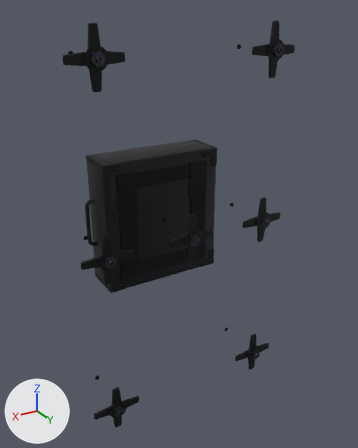
What one commit did to the glTF model gadgets/crx7-wallseal/crx7-wallseal-small.glb.
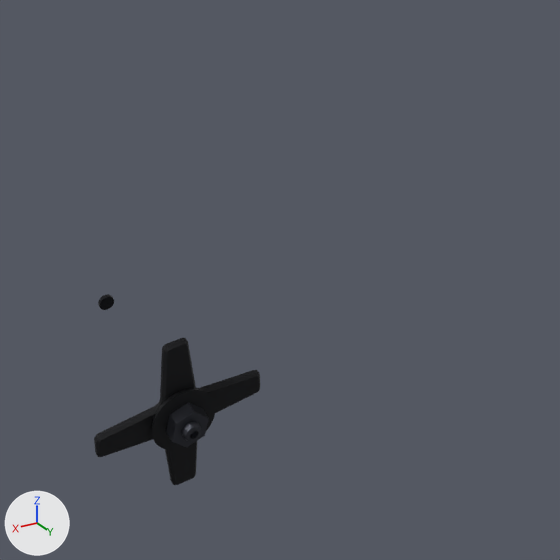
The first picture shows the older version from a 50 mm lens placed at (1.22, 2.18, 2.05), pointed at (-0.05, 0.06, 0.99). The close-ups show the older and then the newer version on the part from 19% to 62% of the width and 66% to 100% of the height of that picture. Only the edits that show in the close-ups are written down. The lights are fixed; the arrows at lower left show +X, +Y and +Z. Where no turn or scale is listed for an object, it has been applied to the vertices.

The first close-up shows 'star_nut.003', 'star_plate.003' and 1 more.
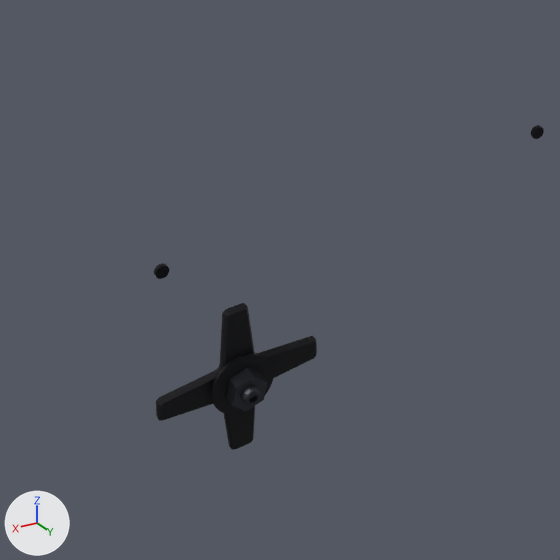
ob_tie_rod_3 is not drawn itself; it is the parent of ob_tie_rod_002.
ob_tie_rod_4 is not drawn itself; it is the parent of ob_tie_rod_003.
ob_star_4 is not drawn itself; it is the parent of ob_star_plate_003, ob_star_nut_003.

Location of each change, (x1, y1, x2, y2) in pixels of the close-ups (560 x 560 px):
'star_plate.003', moved: before (94, 338, 260, 485); after (156, 303, 317, 450)
'star_nut.003', moved: before (166, 402, 209, 447); after (226, 367, 268, 411)
'tie_rod.003', moved: before (98, 294, 114, 310); after (154, 263, 169, 279)
'tie_rod.002', moved (not visible before): after (531, 125, 544, 139)

The change in detail:
Object 'tie_rod_3' (ob_tie_rod_3) moves from (-0.455, -0.31, 0.12) to (-0.36, -0.31, 0.14).
Object 'tie_rod_4' (ob_tie_rod_4) moves from (0.455, -0.31, 0.12) to (0.36, -0.31, 0.14).
Object 'star_4' (ob_star_4) moves from (0.455, -0.04, 0.12) to (0.36, -0.04, 0.14).
